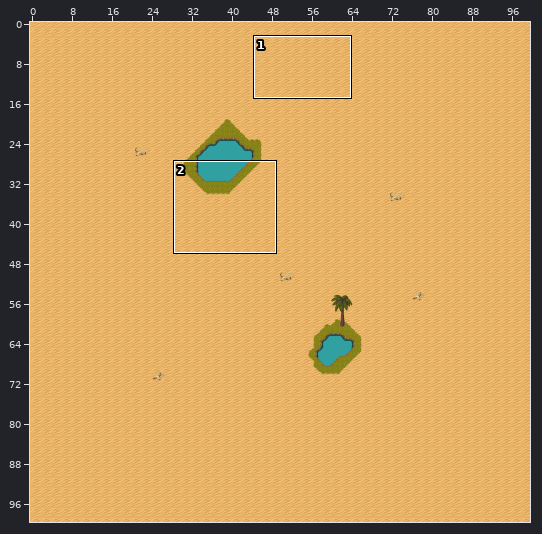
Level history. Tiled map: assets/maps/Desert.tmx. Above: a wide view before the commit, with the close-up outlined.
Close-up. Before the commit:
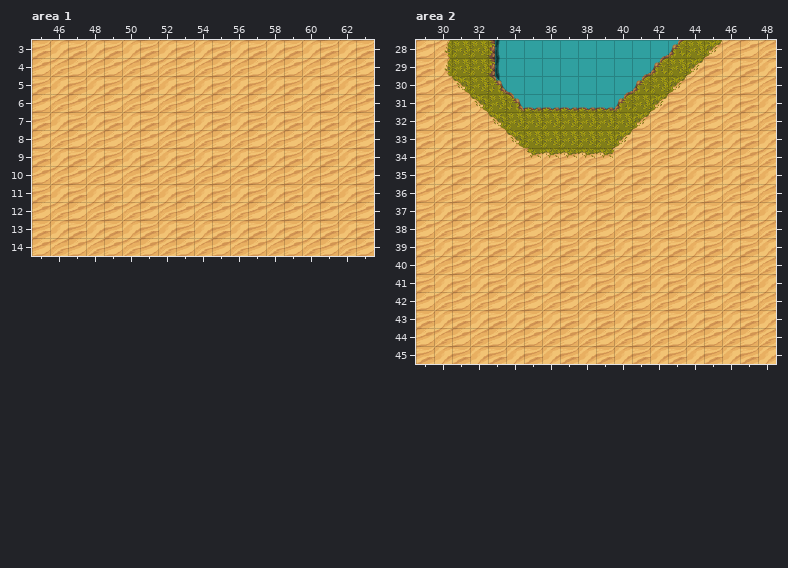
Cells are 24x24 px. Shown: area 1 x 45..63, y 3..14; area 2 x 29..48, y 28..45. The commit also changed other parts of the map, which this record leaves out.
The result:
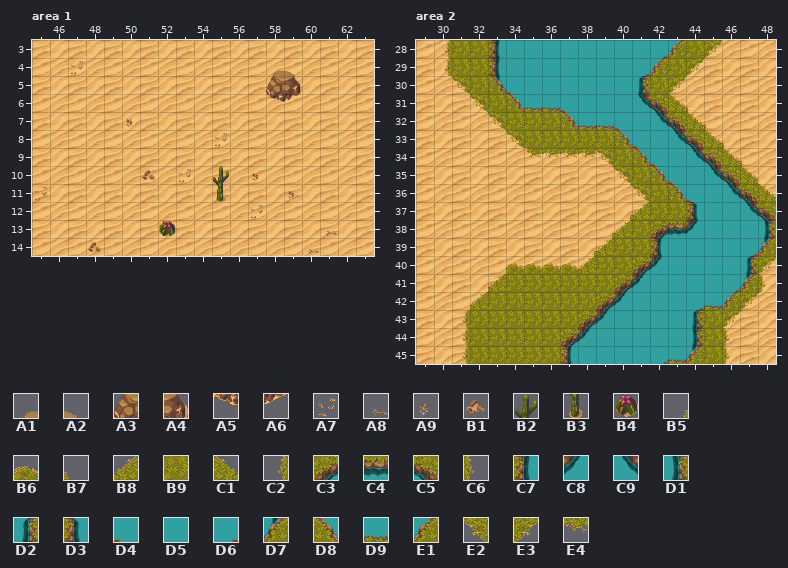
Key: from "Desert Tileset": A1 144, A2 145, A3 160, A4 161, A5 176, A6 177, A7 178, A8 194, A9 226, B1 241, B2 320, B3 336, B4 338, B5 353, B6 354, B7 355, B8 369, B9 370, C1 371, C2 384, C3 385, C4 386, C5 387, C6 388, C7 400, C8 401, C9 403, D1 404, D2 406, D3 408, D4 417, D5 418, D6 419, D7 420, D8 433, D9 434, E1 435, E2 449, E3 451, E4 468.
__ is an empty cell.
Tiles replaced or removed in this view: B9, D6, D9, E1, E3, E4.
What changed:
Changed rows in their new state; .. is an unchanged cell.
Layer "Collision", area 1:
first column x 45:
 4 .. .. A7 .. .. .. .. .. .. .. .. .. .. A1 A2 .. ..
 5 .. .. .. .. .. .. .. .. .. .. .. .. .. A3 A4 .. ..
 6 .. .. .. .. .. .. .. .. .. .. .. .. .. A5 A6 .. ..
 7 .. .. .. .. .. A9 .. .. .. .. .. .. .. .. .. .. ..
 8 .. .. .. .. .. .. .. .. .. .. A7 .. .. .. .. .. ..
10 .. .. .. .. .. .. B1 .. A7 .. B2 .. A9 .. .. .. ..
11 A7 .. .. .. .. .. .. .. .. .. B3 .. .. .. A9 .. ..
12 .. .. .. .. .. .. .. .. .. .. .. .. A7 .. .. .. ..
13 .. .. .. .. .. .. .. B4 .. .. .. .. .. .. .. .. A8
14 .. .. .. B1 .. .. .. .. .. .. .. .. .. .. .. A8 ..
Layer "Collision", area 2:
first column x 31:
30 .. .. .. .. .. .. .. .. .. D5 D2 .. .. .. .. .. .. ..
31 .. .. .. .. .. .. D4 D5 D5 D5 C9 C5 C1 B7 .. .. .. ..
32 .. .. .. .. .. .. D8 D9 D9 D4 D5 C9 C5 C1 B7 .. .. ..
33 .. .. .. .. .. .. .. .. .. D8 D4 D5 C9 C5 C1 B7 .. ..
34 .. .. .. .. .. .. .. .. E2 B9 D8 D4 D5 C9 C5 C1 B7 ..
35 .. .. .. .. .. .. .. .. .. E2 B9 D8 D4 D5 C9 C5 C1 ..
36 .. .. .. .. .. .. .. .. .. .. E2 B9 D8 D4 D5 C9 C5 C1
37 .. .. .. .. .. .. .. .. .. B5 B8 B9 B9 D3 D5 D5 C9 C5
38 .. .. .. .. .. .. .. .. B5 B8 B9 C3 C4 C8 D5 D5 D5 D1
39 .. .. .. .. .. .. .. B5 B8 B9 B9 C7 D5 D5 D5 D5 D6 D7
40 .. .. .. B6 B6 B6 B6 B8 B9 B9 C3 C8 D5 D5 D5 D5 D2 E3
41 .. .. B8 B9 B9 B9 B9 B9 B9 C3 C8 D5 D5 D5 D5 D6 D7 C6
42 .. B8 B9 B9 B9 B9 B9 B9 C3 C8 D5 D5 D5 D6 D9 E1 E3 ..
43 C2 B9 B9 B9 B9 B9 B9 C3 C8 D5 D5 D5 D5 D2 B9 E3 .. ..
44 C2 B9 B9 B9 B9 B9 C3 C8 D5 D5 D5 D5 D5 D1 B9 C6 .. ..
45 C2 B9 B9 B9 B9 B9 C7 D5 D5 D5 D5 D6 D9 D7 B9 C6 .. ..
